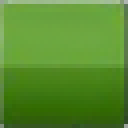
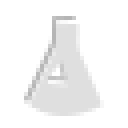
The second 128 x 128 image is a revision of the first. Changes to its layers:
added group "CTT_SimpleCommand" with 1 layers above "R&D_node_icon_heavyrocketry" over [left=28, top=20, right=104, bottom=116]
added layer "Shape 1" (4th of 4, in "CTT_SimpleCommand") in group "CTT_SimpleCommand" over [left=28, top=20, right=104, bottom=116]
hid "green" over [left=0, top=0, right=128, bottom=128]
